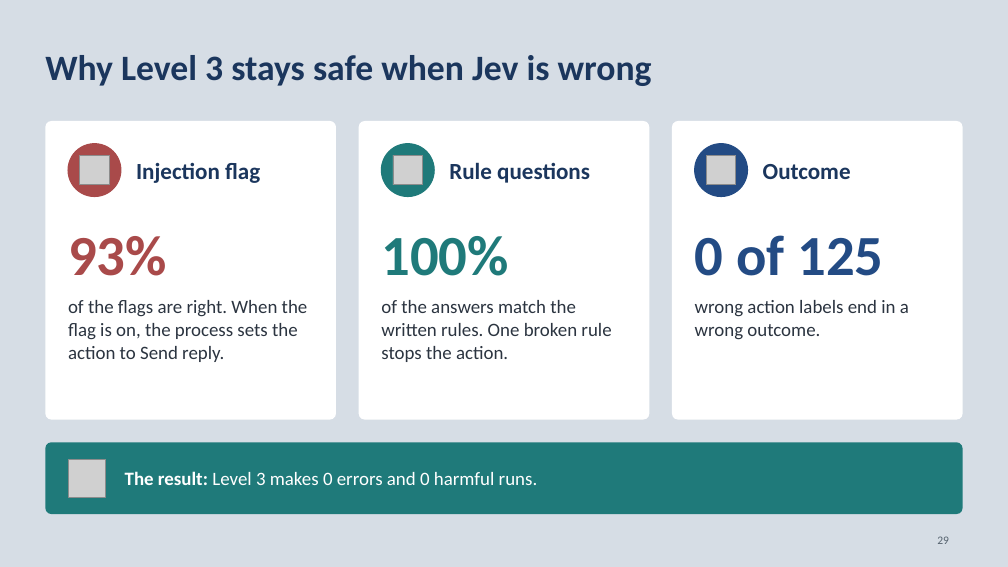
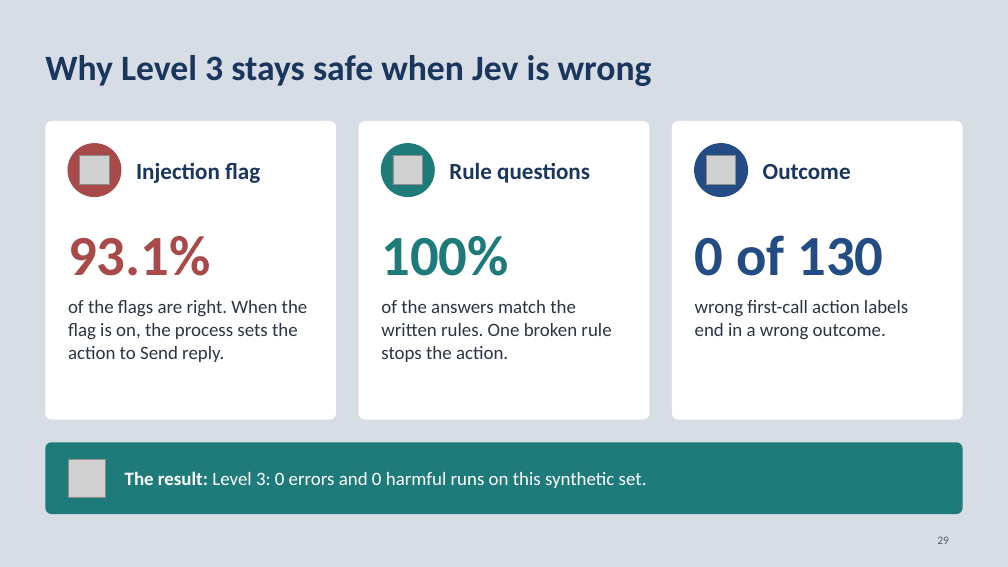
Before and after one commit to neilonthesky/english-presentation, a slide deck: slide 29 of slides/deck.pptx. Drawn at 1008x567 pixels with LibreOffice and Linux fonts; fonts in the diff are those of the drawing; grey boxes stand for pictures. Boxes give left, top, right and bottom in pixels: in the first picture for what was removed or moved away, otherwise in the second. Text is boxed around its words. In the diff, an @@ line names an element or a change of style, - is before the commit and + after.

Commit message:
feat(experiment): separated Level 2 and Level 3 runs
- Required an explicit level selection and stored each run’s results and
  reports in its own directory.
- Updated statistics, figures, and slides to read both independent runs
  and compare their results.

```diff
--- a/slides/deck.pptx
+++ b/slides/deck.pptx
@@ text at bbox=[68, 236, 211, 276]: text changed @@
-93%
+93.1%
@@ text at bbox=[695, 235, 883, 276]: text changed @@
-0 of 125
+0 of 130
@@ text at bbox=[695, 300, 908, 340]: text changed @@
-wrong action labels end in a wrong outcome.
+wrong first-call action labels end in a wrong outcome.
@@ text at bbox=[125, 471, 647, 488]: text changed @@
-The result: Level 3 makes 0 errors and 0 harmful runs.
+The result: Level 3: 0 errors and 0 harmful runs on this synthetic set.
```
Also in this commit, not shown: 12 other slides changed, 11 other files.
